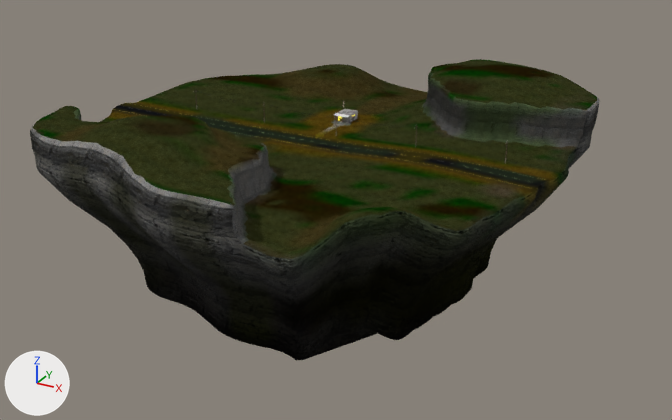
A saved change to the Blender file environment/road_asteroid/road_asteroid.blend.
The view is the same before and after, from a camera (50 mm lens) standing at (146.0, -247.0, 101.0) and looking at (3.0, 12.0, -28.0). Lighting does not change. The marker at lower left points along +X, +Y and +Z.

Script lines for the objects in view, before the commit:
```python
me_plane_003 = bpy.data.meshes.new('Plane.003')
me_plane_003.from_pydata(...)  # 4550 vertices, 4482 faces; spans x -80.0..80.0, y -80.0..108.0, z -55.0..18.0
me_plane_003.polygons.foreach_set('use_smooth', [True] * 4482)
# faces by material slot: [201, 101, 1980, 687, 1513]
me_plane_003.materials.append(mat_road_center)
me_plane_003.materials.append(mat_road_side)
me_plane_003.materials.append(mat_ground)  # its picture is missing
me_plane_003.materials.append(mat_rock_mountain)  # its picture is missing
me_plane_003.materials.append(mat_rock_shear)  # its picture is missing
ob_motor_road = bpy.data.objects.new('motor-road', me_plane_003)
ob_motor_road.location = (0.0, 0.0, 0.0)
```
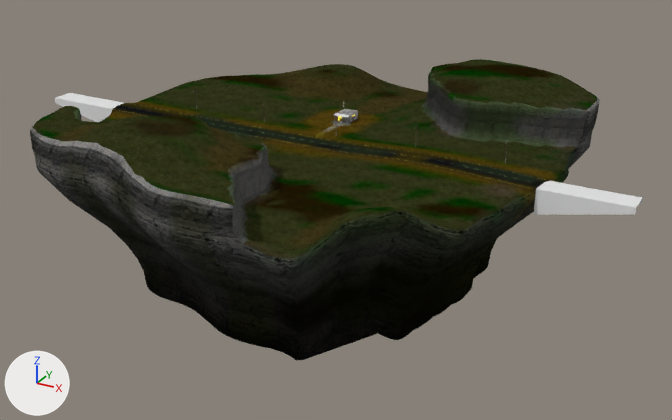
Commit message: added ghost road distributor mesh

Pixel boxes [x1, y1, x2, y2] of what changed, in the pictures (672 x 420 px):
'ghost_road.distributor', added
    after: [534, 181, 643, 215]
'ghost_road.distributor.001', added
    after: [55, 93, 123, 122]

The change, as a diff of the scene's bpy script:
```diff
--- a/environment/road_asteroid/road_asteroid.blend.py
+++ b/environment/road_asteroid/road_asteroid.blend.py
@@ me_cube_1 @@
+me_cube_1.from_pydata(...)  # 24 vertices, 11 faces; spans x -4.0..24.0, y -4.0..4.0, z -8.1..-0.1
@@ ob_ghost_road_distributor_001 @@
+ob_ghost_road_distributor_001 = bpy.data.objects.new('ghost_road.distributor.001', me_cube_1)
+ob_ghost_road_distributor_001.location = (-83.2, -0.1, 0.2)
+ob_ghost_road_distributor_001.rotation_euler = (0.0, 0.0, 3.142)  # degrees (0, 0, 180)
+_m = ob_ghost_road_distributor_001.modifiers.new('Subdivision', 'SUBSURF')
+_m.subdivision_type = 'SIMPLE'
+_m.levels = 2
@@ ob_ghost_road_distributor @@
+ob_ghost_road_distributor = bpy.data.objects.new('ghost_road.distributor', me_cube_1)
+ob_ghost_road_distributor.location = (81.1, 0.0, 0.2)
+_m = ob_ghost_road_distributor.modifiers.new('Subdivision', 'SUBSURF')
+_m.subdivision_type = 'SIMPLE'
+_m.levels = 2
```
